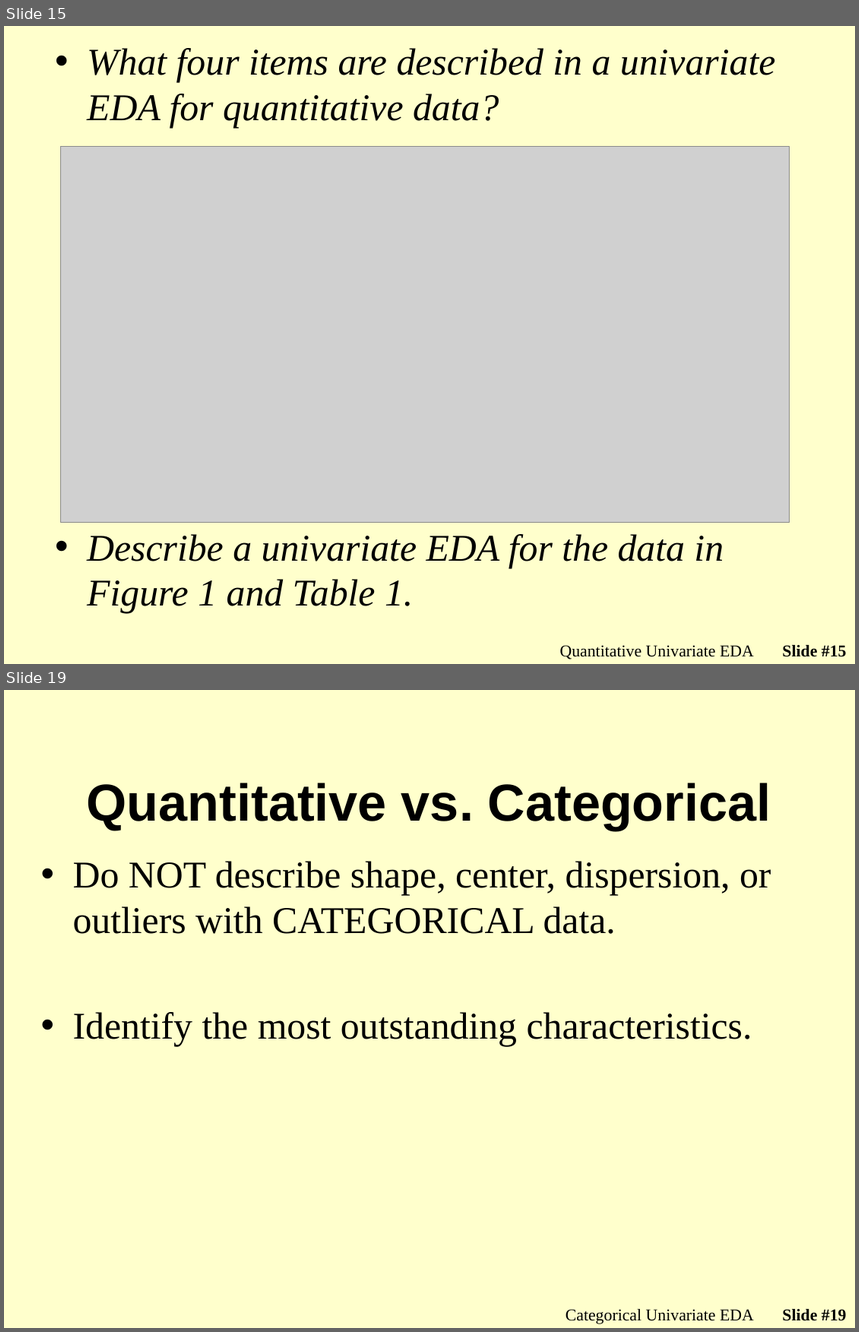
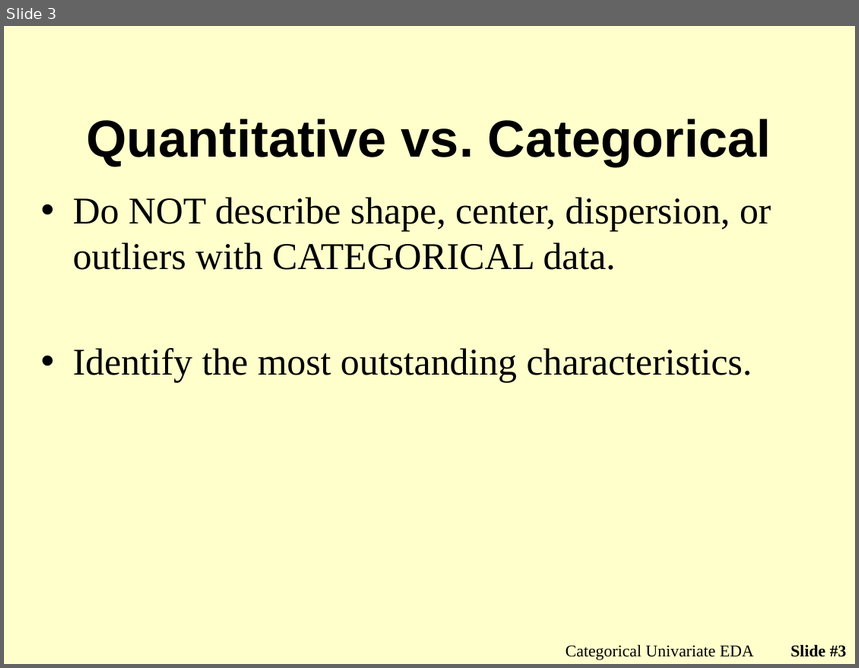
Before and after one commit to droglenc/NCMTH107, a slide deck: modules/UnivEDA_Categorical/PPT_old.pptx. Shown one above the other, each under a label of ours: slides 15 and 19 before the commit, slide 3 after it; the slides between them are not shown. The pictures are 859x1332 and 859x668 pixels, drawn with LibreOffice and Linux fonts; fonts in the diff are those of the drawing; grey boxes stand for pictures; background and template pictures are left out. Boxes give left, top, right and bottom in pixels: in the first picture for what was removed or moved away, otherwise in the second. Text is boxed around its words. In the diff, an @@ line names an element or a change of style, - is before the commit and + after.

```diff
--- a/modules/UnivEDA_Categorical/PPT_old.pptx
+++ b/modules/UnivEDA_Categorical/PPT_old.pptx
@@ slide 15 removed at <box>4,26,855,664</box>, background picture (left out) @@
@@ text removed at <box>87,48,775,613</box> @@
-• What four items are described in a univariate EDA for quantitative data?
-• Describe a univariate EDA for the data in Figure 1 and Table 1.
@@ picture removed at <box>61,146,790,522</box> @@
@@ text removed at <box>560,645,754,660</box> @@
-Quantitative Univariate EDA
@@ page number removed at <box>782,645,847,658</box> @@
-Slide #15
@@ what was slide 19 is now slide 3 @@
@@ page number at <box>791,645,847,658</box>: text changed @@
-Slide #19
+Slide #3
```
Also in this commit, not shown: 15 other slides removed, 35 other files.
